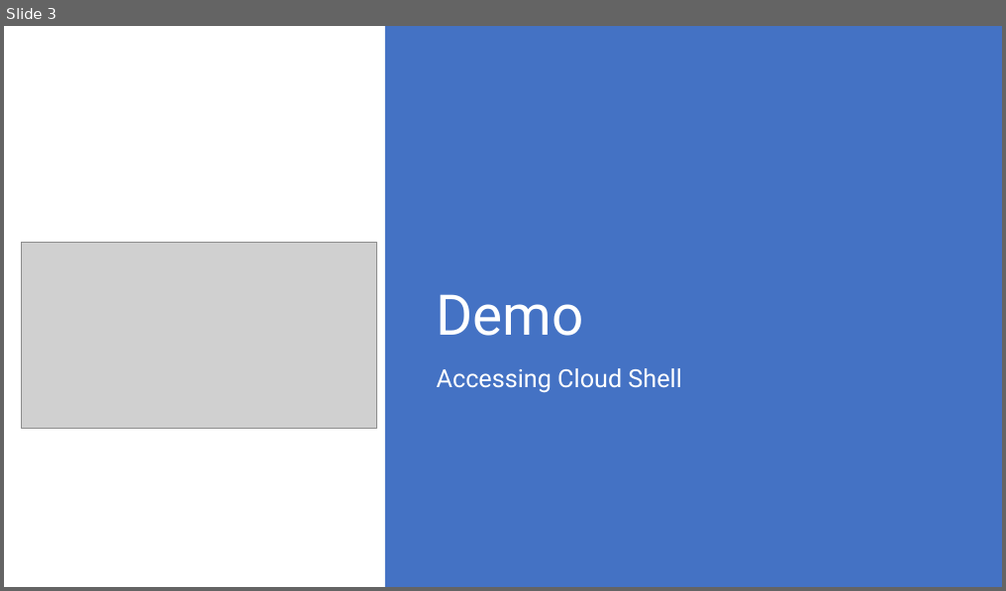
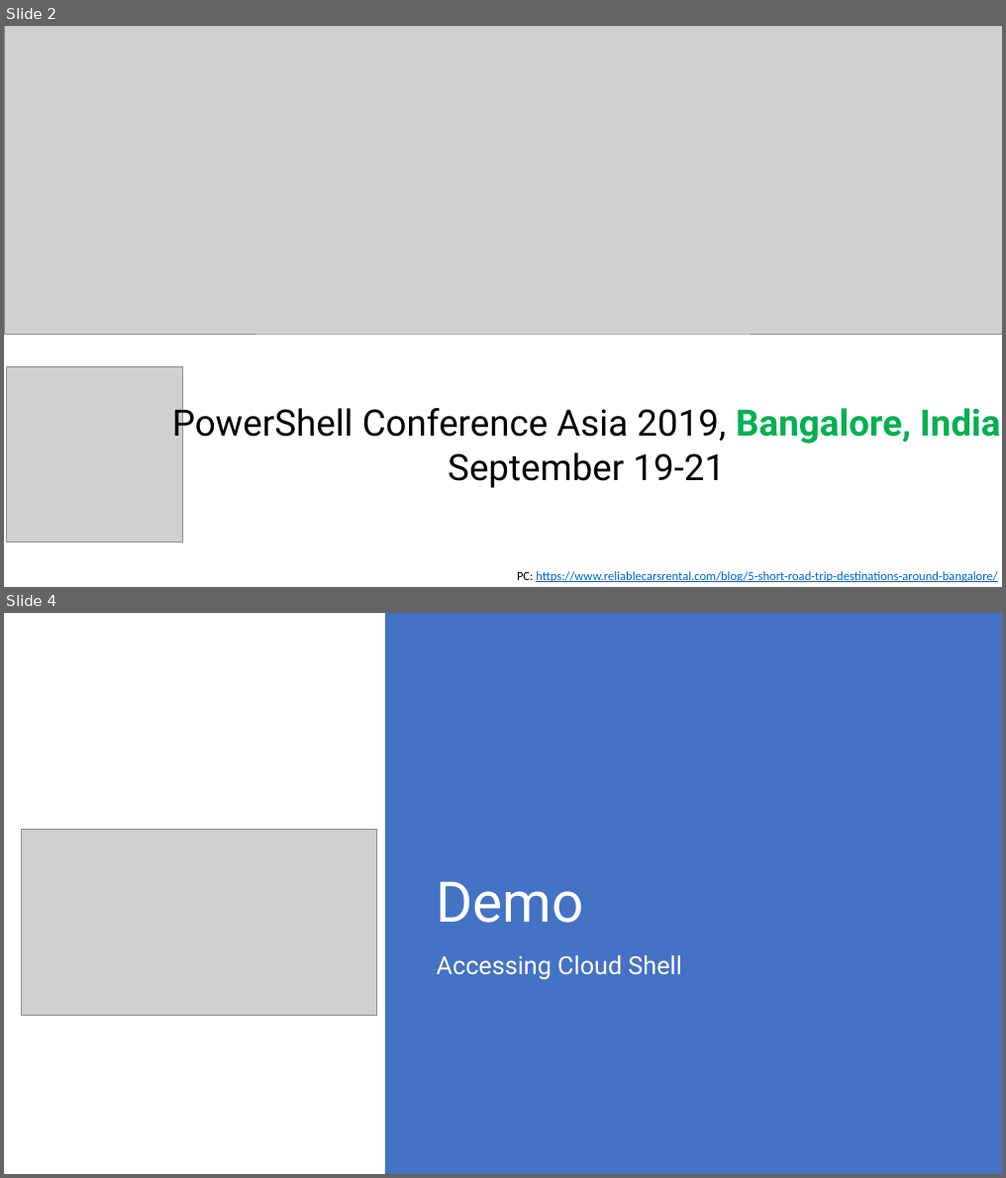
Before and after one commit to rchaganti/Presentations, a slide deck: BITPro10272018/Azure Cloud Shell.pptx. Shown one above the other, each under a label of ours: slide 3 before the commit, slides 2 and 4 after it; the slides between them are not shown. The pictures are 1006x591 and 1006x1178 pixels, drawn with LibreOffice and Linux fonts; fonts in the diff are those of the drawing; grey boxes stand for pictures. Boxes give left, top, right and bottom in pixels: in the first picture for what was removed or moved away, otherwise in the second. Text is boxed around its words. In the diff, an @@ line names an element or a change of style, - is before the commit and + after.

```diff
--- a/BITPro10272018/Azure Cloud Shell.pptx
+++ b/BITPro10272018/Azure Cloud Shell.pptx
@@ slide 2 added at <box>4,26,1002,587</box>, background #FFFFFF @@
@@ picture added at <box>4,26,1002,335</box> @@
@@ picture added at <box>7,368,182,543</box> @@
@@ text added at <box>172,402,1000,488</box>, 35 pt, text #000000 @@
+PowerShell Conference Asia 2019, Bangalore, India
+September 19-21
@@ text added at <box>517,571,997,582</box>, 12 pt, text #0563C1, underline @@
+PC: https://www.reliablecarsrental.com/blog/5-short-road-trip-destinations-around-bangalore/
@@ what was slide 3 is now slide 4 @@
```
Also in this commit, not shown: 2 slides changed, 3 other slides added, 4 other files.
